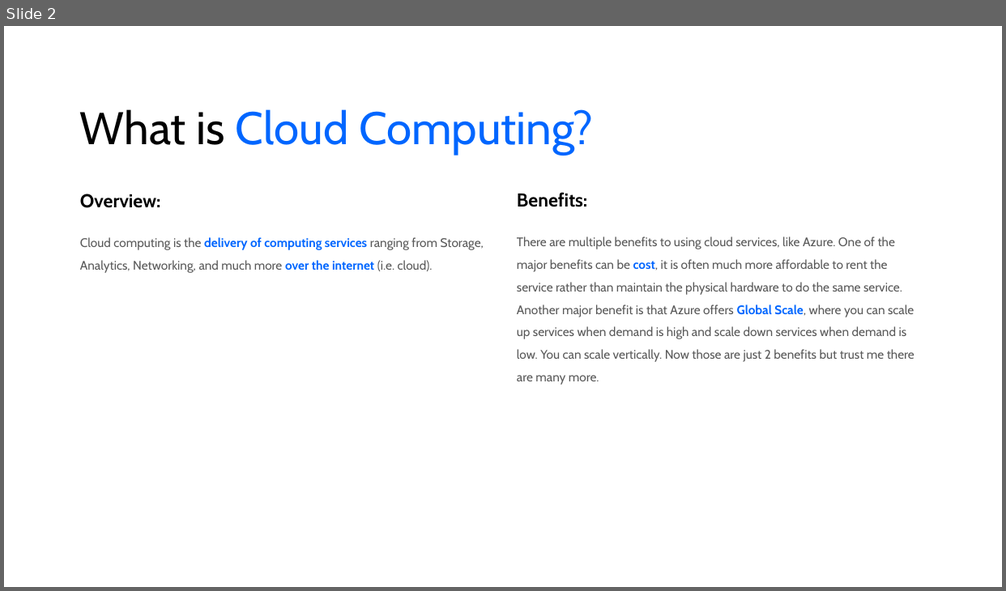
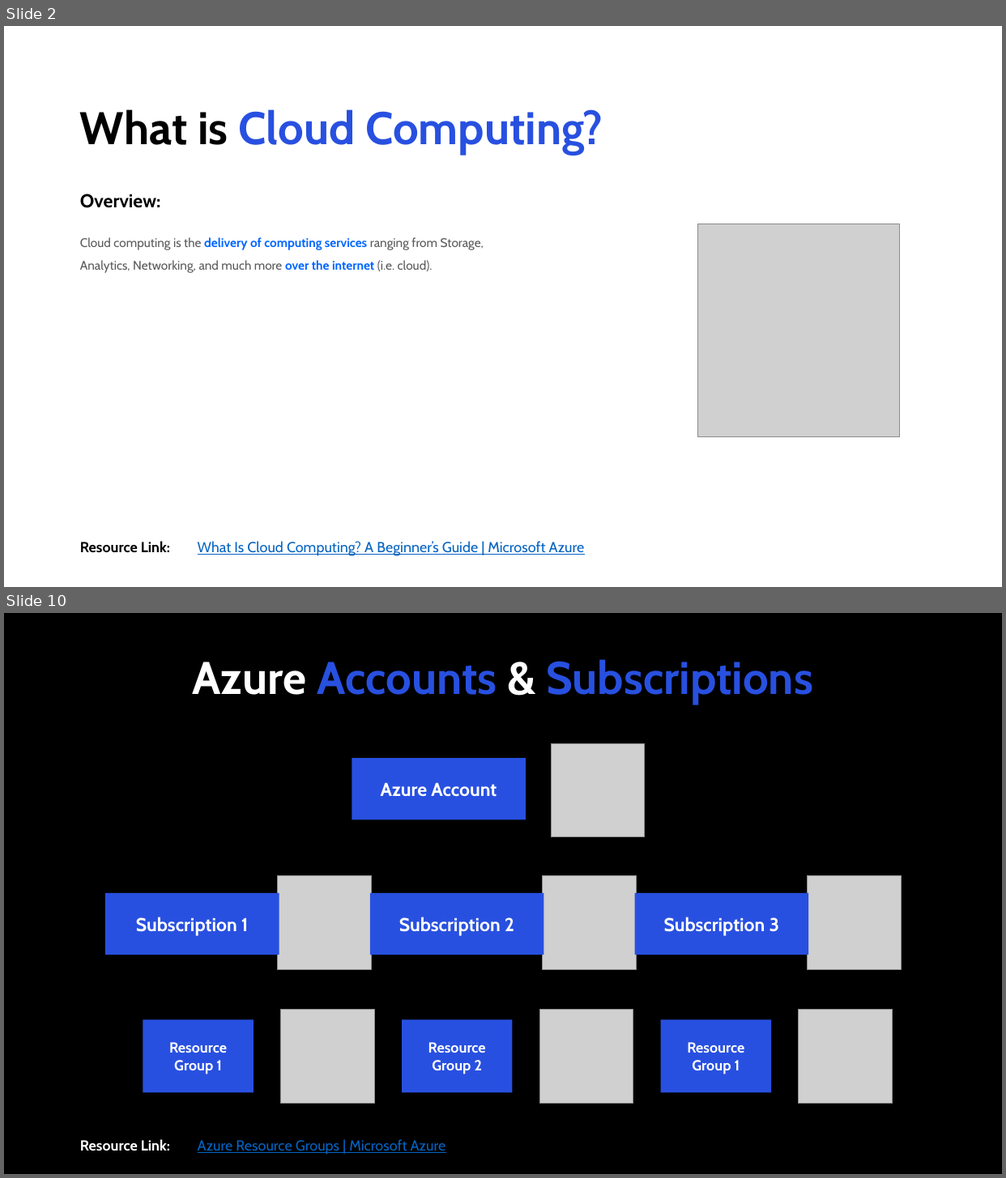
Before and after one commit to areed1192/azure-sql-data-project, a slide deck: samples/resources/Microsoft Azure.pptx. Shown one above the other, each under a label of ours: slide 2 before the commit, slides 2 and 10 after it; the slides between them are not shown. The pictures are 1006x591 and 1006x1178 pixels, drawn with LibreOffice and Linux fonts; fonts in the diff are those of the drawing; grey boxes stand for pictures. Boxes give left, top, right and bottom in pixels: in the first picture for what was removed or moved away, otherwise in the second. Text is boxed around its words. In the diff, an @@ line names an element or a change of style, - is before the commit and + after.

```diff
--- a/samples/resources/Microsoft Azure.pptx
+++ b/samples/resources/Microsoft Azure.pptx
@@ slide 10 added at [4, 613, 1002, 1174], background #000000 @@
@@ title added at [193, 659, 813, 705], 44 pt, text #2850E0, bold @@
+Azure Accounts & Subscriptions
@@ group added at [105, 744, 901, 1103]: 7 pictures, 7 freeform shapes @@
+Azure Account
+Subscription 3
+Subscription 2
+Subscription 1
+Resource Group 2
+Resource Group 1
+Resource Group 1
@@ text added at [80, 1139, 170, 1151], 14 pt, text #FFFFFF, bold @@
+Resource Link:
@@ text added at [198, 1139, 446, 1155], 14 pt, text #0563C1, underline @@
+Azure Resource Groups | Microsoft Azure
@@ slide 2 changed as well @@
@@ title "What is Cloud Computing?" at [80, 109, 603, 155]: text colour #0066FF to #2850E0 in "Cloud Computing?"; bold on @@
@@ text removed at [517, 192, 587, 207] @@
-Benefits:
@@ text removed at [517, 237, 914, 385] @@
-There are multiple benefits to using cloud services, like Azure. One of the major benefits can be cost, it is often much more affordable to rent the service rather than maintain the physical hardware to do the same service. Another major benefit is that Azure offers Global Scale, where you can scale up services when demand is high and scale down services when demand is low. You can scale vertically. Now those are just 2 benefits but trust me there are many more.
@@ picture added at [698, 224, 900, 437] @@
@@ text added at [80, 541, 170, 552], 14 pt, text #000000, bold @@
+Resource Link:
@@ text added at [198, 541, 585, 557], 14 pt, text #0563C1, underline @@
+What Is Cloud Computing? A Beginner’s Guide | Microsoft Azure
```
Also in this commit, not shown: 7 other slides changed, 11 other slides added, 9 other files.
